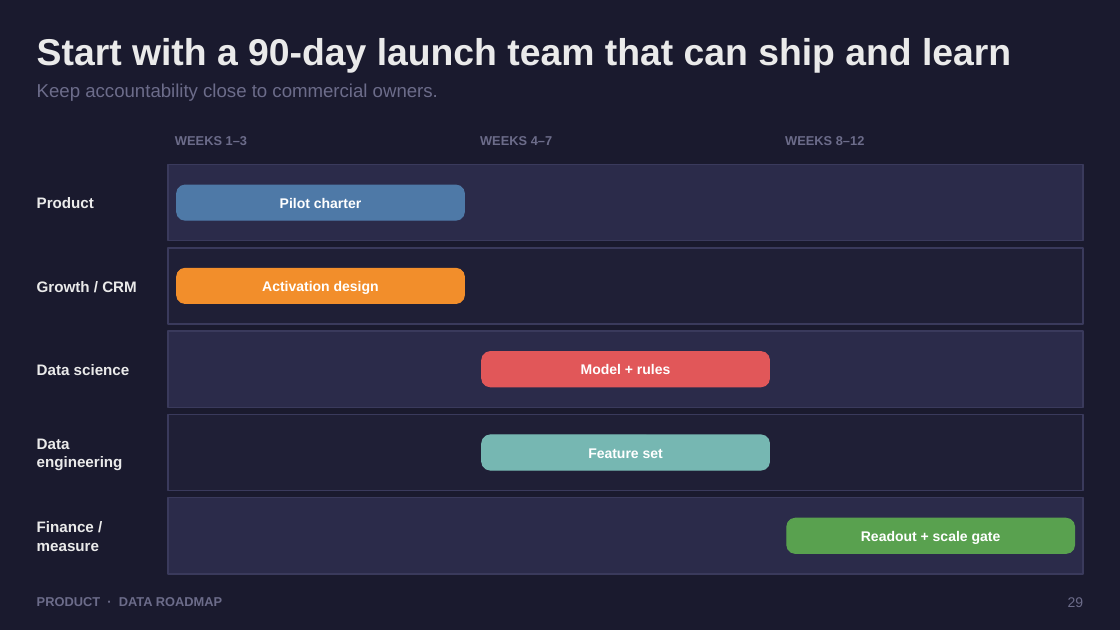
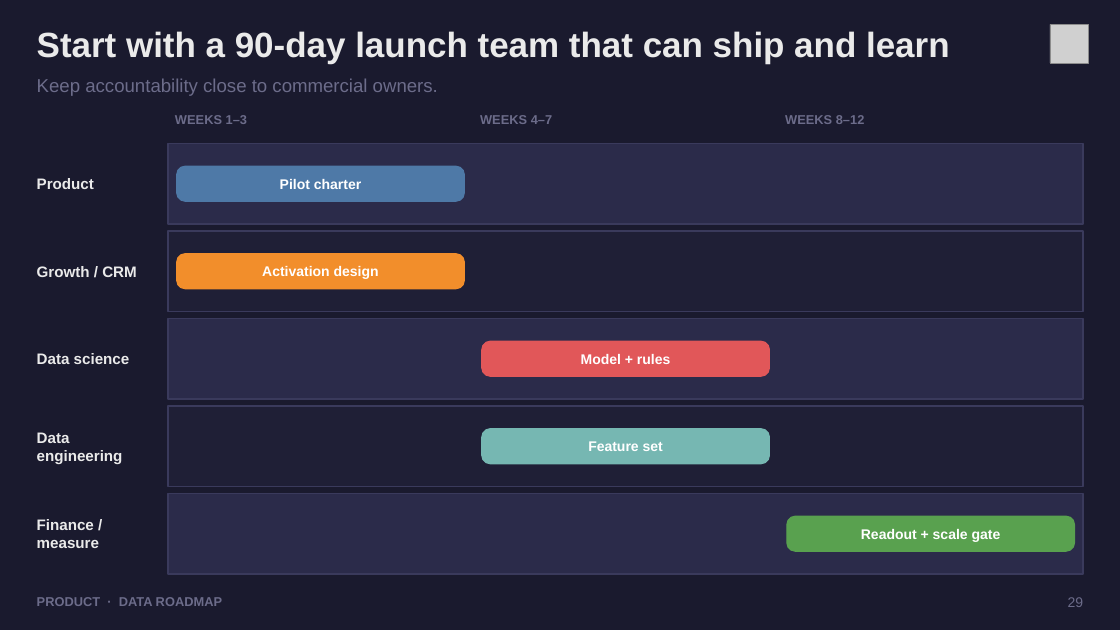
Before and after one commit to dhanesh123in/ppt-gen, a slide deck: slide 29 of examples/demo.pptx. Drawn at 1120x630 pixels with LibreOffice and Linux fonts; fonts in the diff are those of the drawing; grey boxes stand for pictures. Boxes give left, top, right and bottom in pixels: in the first picture for what was removed or moved away, otherwise in the second. Text is boxed around its words. In the diff, an @@ line names an element or a change of style, - is before the commit and + after.

```diff
--- a/examples/demo.pptx
+++ b/examples/demo.pptx
@@ text "Start with a 90-day launch ..." at (x1=37, y1=31, x2=950, y2=64): size 32 to 30 pt @@
@@ picture added at (x1=1050, y1=24, x2=1089, y2=63) @@
@@ text "Keep accountability close to commercial ..." moved from (x1=37, y1=83, x2=438, y2=101) to (x1=37, y1=78, x2=438, y2=96) @@
@@ text "Product" moved from (x1=37, y1=197, x2=94, y2=208) to (x1=37, y1=178, x2=94, y2=189) @@
@@ rectangle resized from (x1=168, y1=165, x2=1084, y2=241) to (x1=168, y1=144, x2=1084, y2=224) @@
@@ 4 texts, 1 rounded rectangle moved together from (x1=175, y1=136, x2=865, y2=220) to (x1=175, y1=115, x2=865, y2=202) @@
@@ text "Growth / CRM" moved from (x1=37, y1=281, x2=137, y2=292) to (x1=37, y1=266, x2=137, y2=277) @@
@@ rectangle resized from (x1=168, y1=248, x2=1084, y2=324) to (x1=168, y1=231, x2=1084, y2=312) @@
@@ rounded rectangle moved from (x1=176, y1=269, x2=464, y2=304) to (x1=176, y1=254, x2=464, y2=289) @@
@@ text "Activation design" moved from (x1=262, y1=281, x2=379, y2=294) to (x1=262, y1=266, x2=379, y2=279) @@
@@ text "Data science" moved from (x1=37, y1=364, x2=130, y2=375) to (x1=37, y1=353, x2=130, y2=364) @@
@@ rectangle resized from (x1=168, y1=331, x2=1084, y2=408) to (x1=168, y1=318, x2=1084, y2=399) @@
@@ 2 texts, 1 rectangle, 1 rounded rectangle moved together from (x1=37, y1=352, x2=1084, y2=491) to (x1=37, y1=341, x2=1084, y2=486) @@
@@ rounded rectangle moved from (x1=482, y1=435, x2=770, y2=471) to (x1=482, y1=429, x2=770, y2=464) @@
@@ text "Feature set" moved from (x1=588, y1=448, x2=663, y2=458) to (x1=588, y1=441, x2=663, y2=451) @@
```
Also in this commit, not shown: 29 other slides changed, 9 other files.
